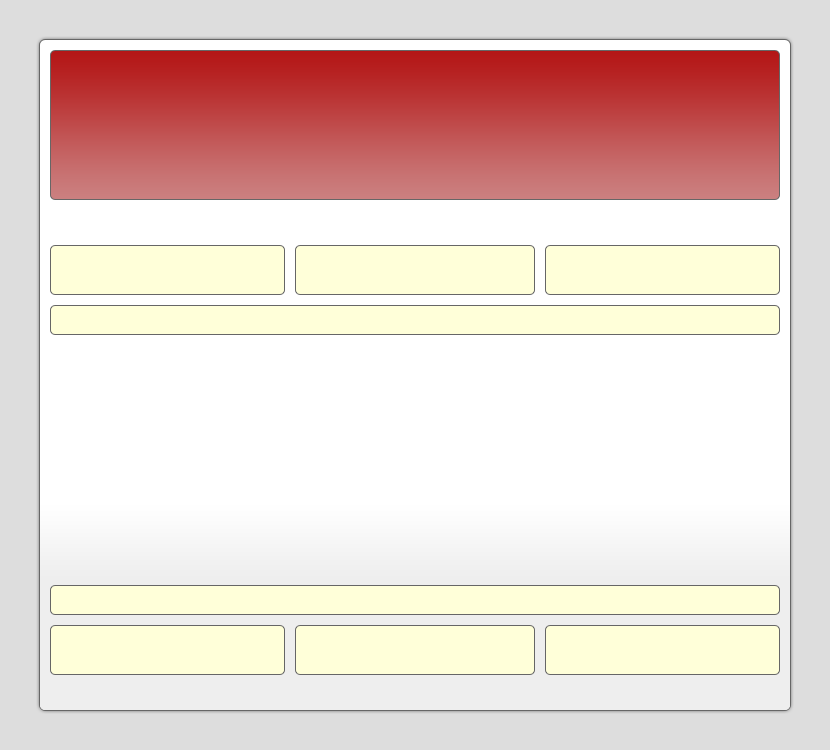
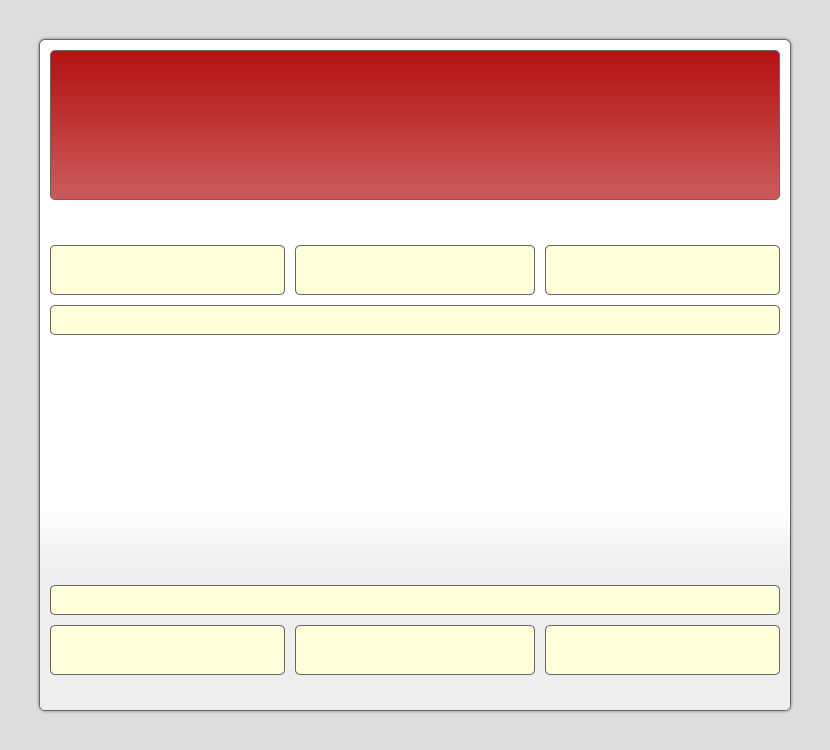
Layered file, before and after one edit (830 × 750). Changes by layer:
pixels changed over [left=51, top=56, right=779, bottom=199] (layer not identified)
